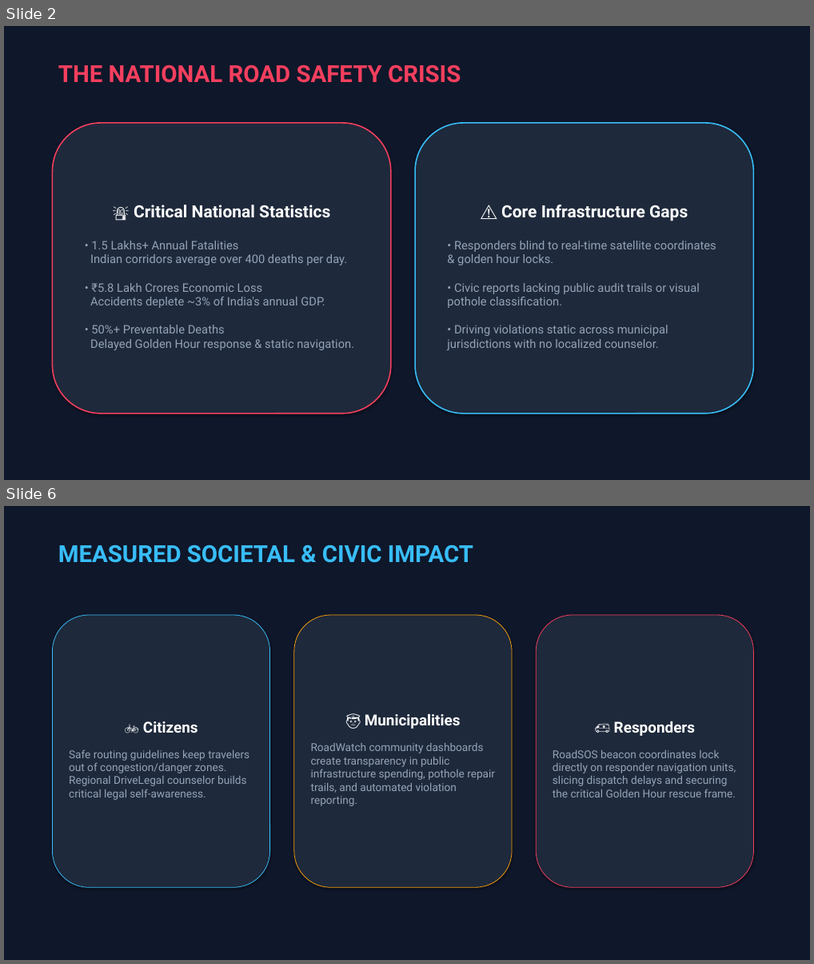
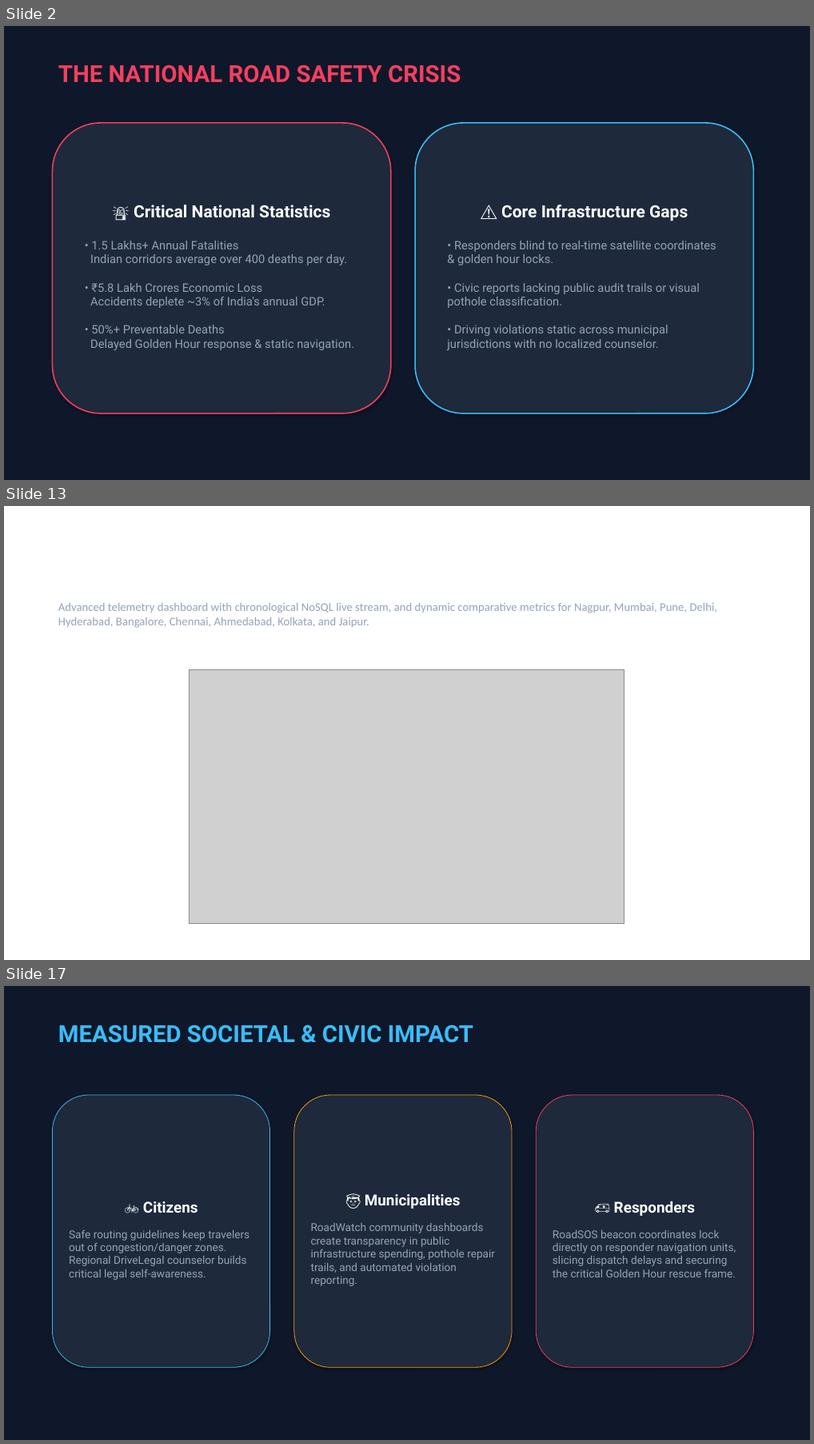
Before and after one commit to Ajayrathod04/RaastaSense, a slide deck: RaastaSense_Hackathon_Presentation.pptx. Shown one above the other, each under a label of ours: slides 2 and 6 before the commit, slides 2, 13 and 17 after it; the slides between them are not shown. The pictures are 814x964 and 814x1444 pixels, drawn with LibreOffice and Linux fonts; fonts in the diff are those of the drawing; grey boxes stand for pictures. Boxes give left, top, right and bottom in pixels: in the first picture for what was removed or moved away, otherwise in the second. Text is boxed around its words. In the diff, an @@ line names an element or a change of style, - is before the commit and + after.

Commit message:
hackathon-upgrades: fix Map coordinates, correct speedometer types, integrate 10-city Analytics dashboard, add AI Guardian assistant page, and update submission assets

```diff
--- a/RaastaSense_Hackathon_Presentation.pptx
+++ b/RaastaSense_Hackathon_Presentation.pptx
@@ slide 13 added at <box>4,506,810,960</box>, background #FFFFFF @@
@@ text added at <box>58,603,718,628</box>, 14 pt, text #94A3B8 @@
+Advanced telemetry dashboard with chronological NoSQL live stream, and dynamic comparative metrics for Nagpur, Mumbai, Pune, Delhi, Hyderabad, Bangalore, Chennai, Ahmedabad, Kolkata, and Jaipur.
@@ picture added at <box>189,669,625,924</box> @@
@@ what was slide 6 is now slide 17 @@
```
Also in this commit, not shown: 3 slides changed, 10 other slides added, 9 other files.
